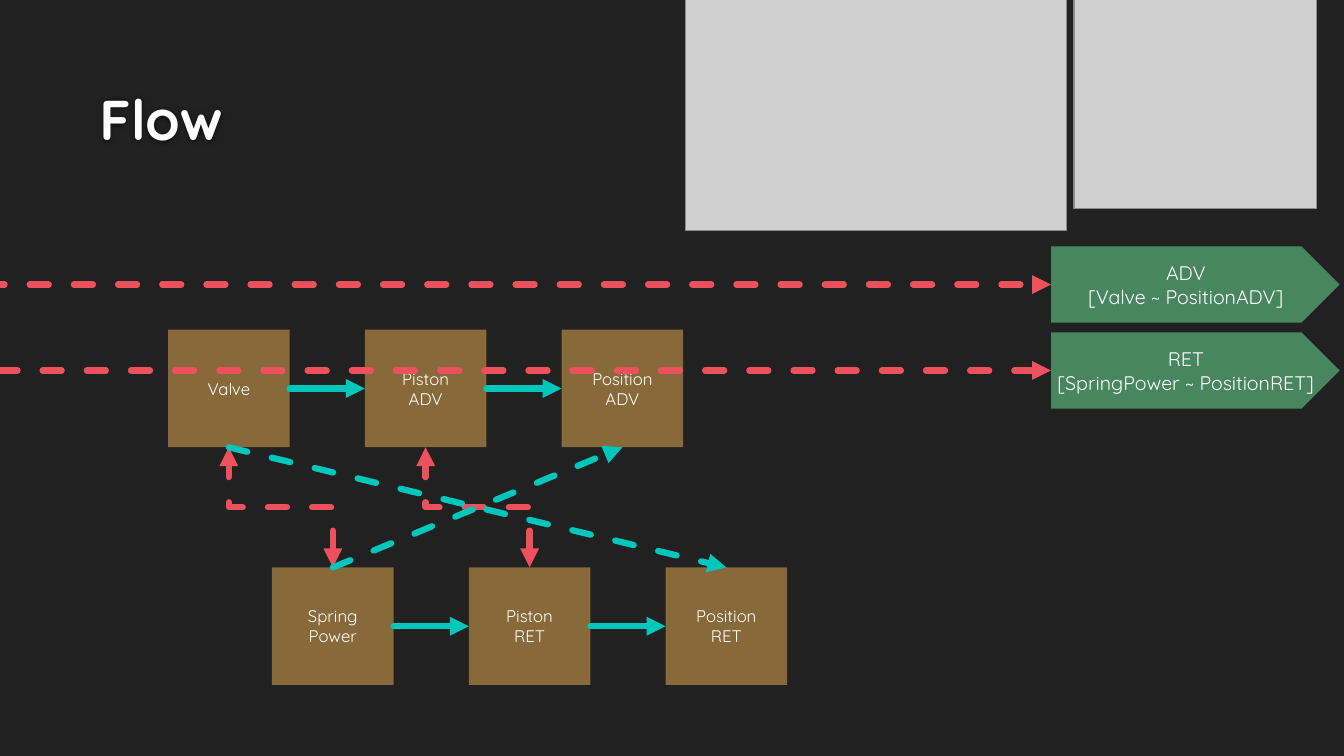
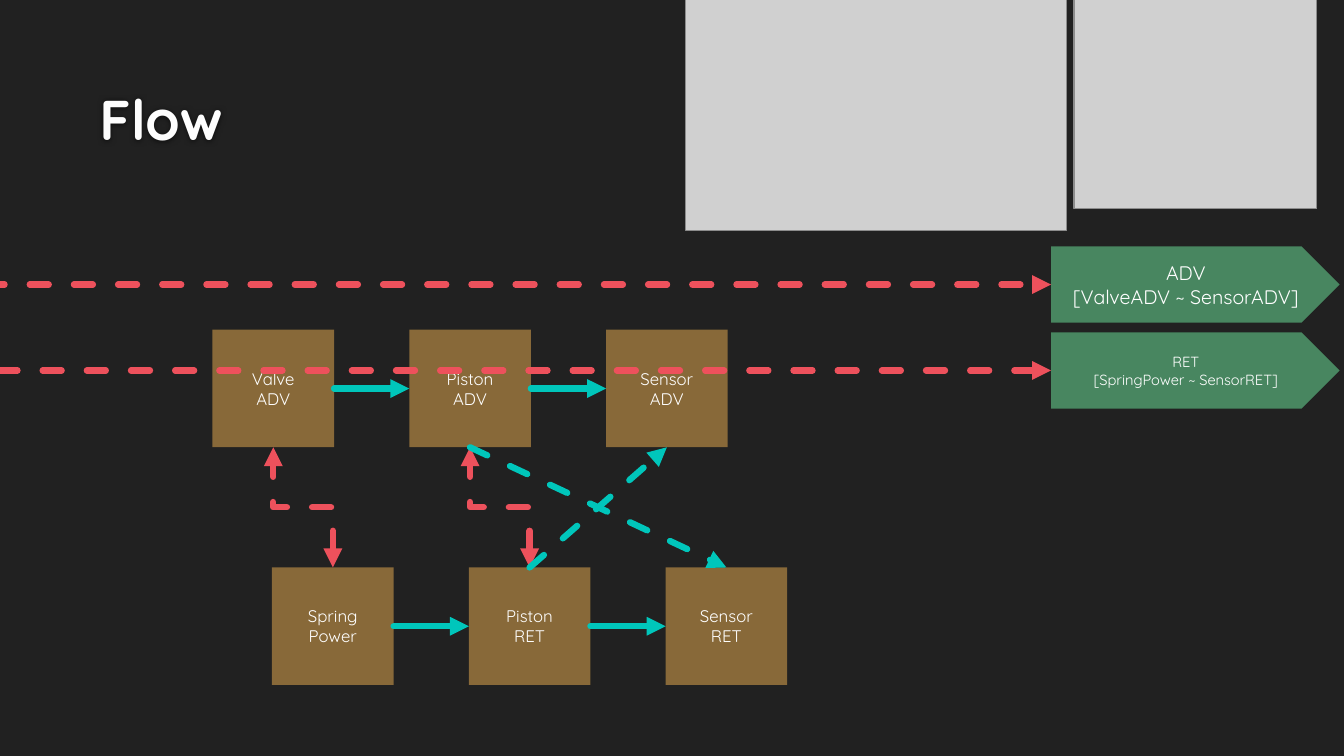
Before and after one commit to DualsoftDev/ds, a slide deck: slide 2 of DsDotNet/src/UnitTest/UnitTest.Model/ImportOfficeExample/Sample/Lib/Cylinder/Single.pptx. Drawn at 1344x756 pixels with LibreOffice and Linux fonts; fonts in the diff are those of the drawing; grey boxes stand for pictures; background and template pictures are left out. Boxes give left, top, right and bottom in pixels: in the first picture for what was removed or moved away, otherwise in the second. Text is boxed around its words. In the diff, an @@ line names an element or a change of style, - is before the commit and + after.

```diff
--- a/DsDotNet/src/UnitTest/UnitTest.Model/ImportOfficeExample/Sample/Lib/Cylinder/Single.pptx
+++ b/DsDotNet/src/UnitTest/UnitTest.Model/ImportOfficeExample/Sample/Lib/Cylinder/Single.pptx
@@ text in pentagon arrow at bbox=[1073, 289, 1299, 308]: text changed @@
-[Valve ~ PositionADV]
+[ValveADV ~ SensorADV]
@@ 3 rectangles, 2 arrows: place and size @@
-3 rectangles, 2 arrows at bbox=[168, 330, 684, 448]
+3 rectangles, 2 arrows at bbox=[213, 330, 728, 448]
@@ text in pentagon arrow at bbox=[1172, 356, 1199, 367]: size 14 to 10.5 pt in "RET" @@
@@ text in rectangle at bbox=[640, 367, 693, 385]: text changed @@
-Position
+Sensor
@@ text in pentagon arrow at bbox=[1094, 374, 1278, 388]: text changed; size 14 to 10.5 pt @@
-[SpringPower ~ PositionRET]
+[SpringPower ~ SensorRET]
@@ text in rectangle at bbox=[256, 393, 290, 405]: paragraph added @@
+ADV
@@ elbow double arrow moved from (333, 568) - (229, 448) to (333, 568) - (273, 448) @@
@@ elbow double arrow moved from (529, 568) - (425, 448) to (529, 568) - (470, 448) @@
@@ arrow moved from (333, 568) - (623, 448) to (470, 448) - (727, 568) @@
@@ arrow moved from (229, 448) - (727, 568) to (529, 568) - (667, 448) @@
@@ text in rectangle at bbox=[700, 610, 753, 622]: text changed @@
-Position
+Sensor
```
Also in this commit, not shown: 1 other slide changed, 13 other files.
